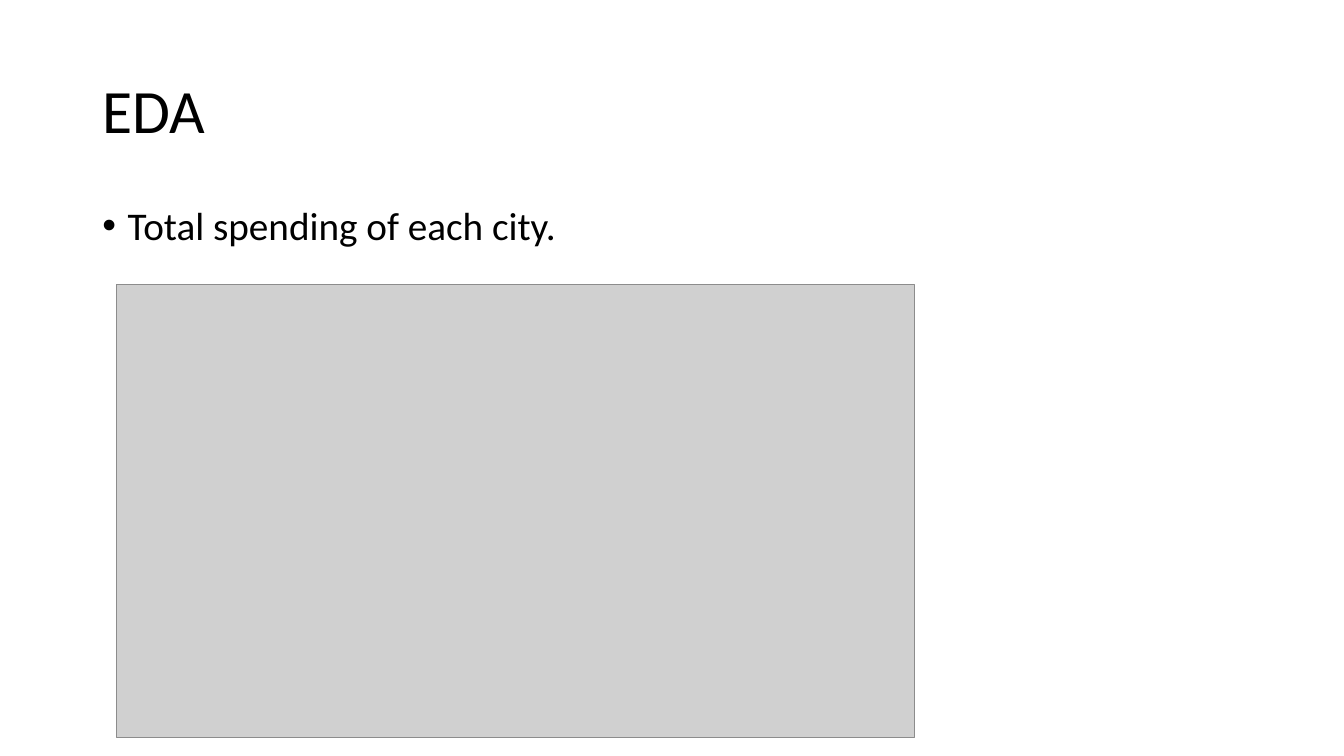
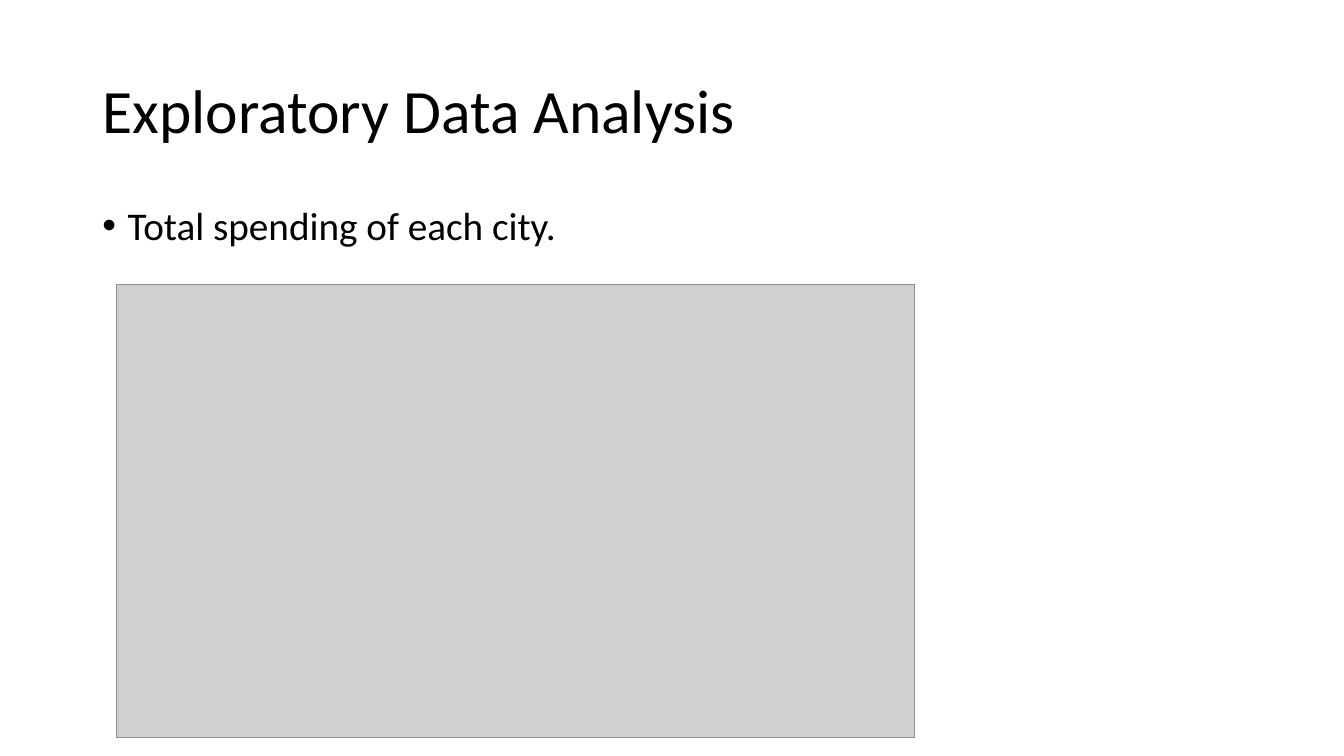
Before and after one commit to Data-Science-Study-Group/Consumer-Behavior-Analytics, a slide deck: slide 5 of Consumer Behavior Analytics.pptx (slide 4 before the commit). Drawn at 1344x756 pixels with LibreOffice and Linux fonts; fonts in the diff are those of the drawing; grey boxes stand for pictures. Boxes give left, top, right and bottom in pixels: in the first picture for what was removed or moved away, otherwise in the second. Text is boxed around its words. In the diff, an @@ line names an element or a change of style, - is before the commit and + after.

```diff
--- a/Consumer Behavior Analytics.pptx
+++ b/Consumer Behavior Analytics.pptx
@@ title at <box>102,90,734,143</box>: text changed @@
-EDA
+Exploratory Data Analysis
```
Also in this commit, not shown: 1 other slide changed, 2 slides added.
